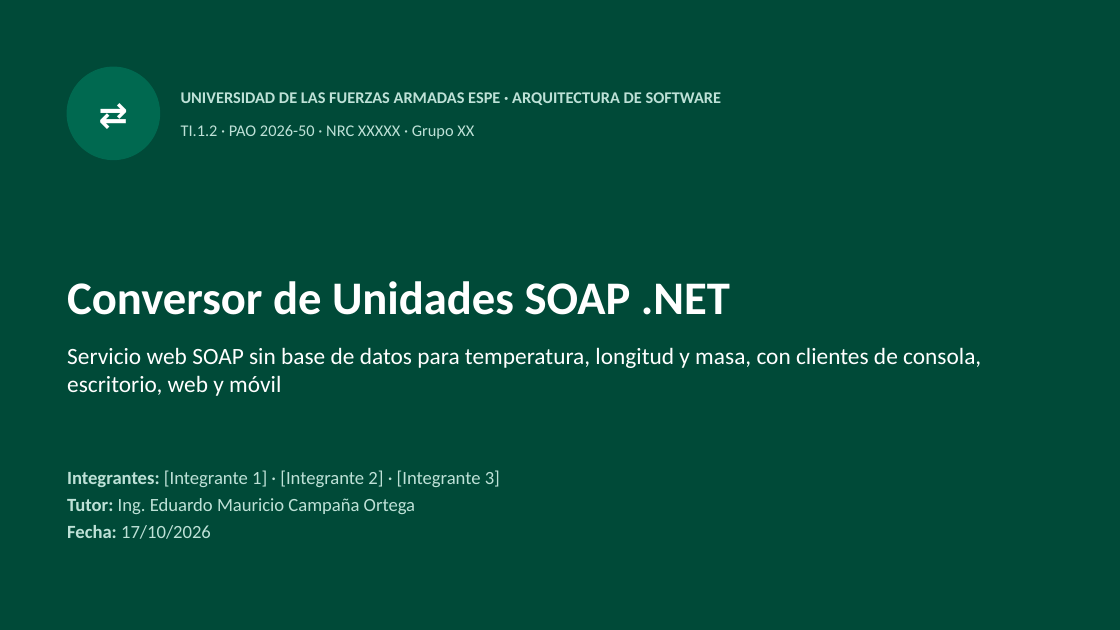
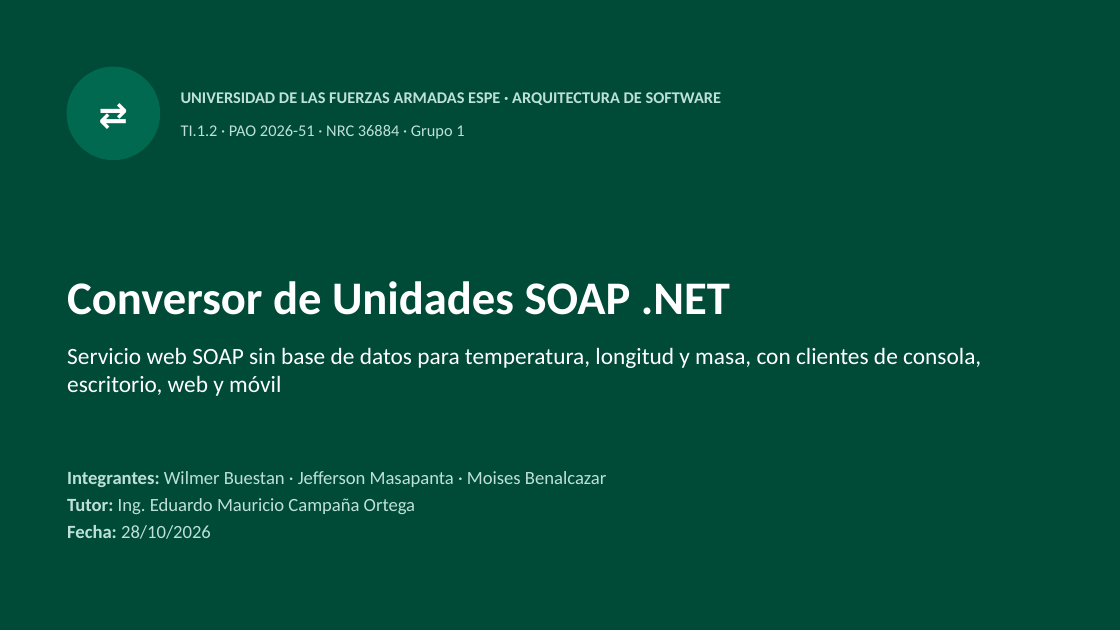
Before and after one commit to jsmasapanta/TI.1.2-PAO202651_SOAP_DOTNET_SINBDD_NRC36884_GR01, a slide deck: slide 1 of 05. DOCUMENTACIÓN/MANUAL_SOAP_DOTNET_GRXX.pptx. Drawn at 1120x630 pixels with LibreOffice and Linux fonts; fonts in the diff are those of the drawing. Boxes give left, top, right and bottom in pixels: in the first picture for what was removed or moved away, otherwise in the second. Text is boxed around its words. In the diff, an @@ line names an element or a change of style, - is before the commit and + after.

```diff
--- a/05. DOCUMENTACIÓN/MANUAL_SOAP_DOTNET_GRXX.pptx
+++ b/05. DOCUMENTACIÓN/MANUAL_SOAP_DOTNET_GRXX.pptx
@@ text at (181,125,464,139): text changed @@
-TI.1.2 · PAO 2026-50 · NRC XXXXX · Grupo XX
+TI.1.2 · PAO 2026-51 · NRC 36884 · Grupo 1
@@ text at (67,471,606,487): text changed @@
-Integrantes: [Integrante 1] · [Integrante 2] · [Integrante 3]
+Integrantes: Wilmer Buestan · Jefferson Masapanta · Moises Benalcazar
@@ text at (67,525,211,539): text changed @@
-Fecha: 17/10/2026
+Fecha: 28/10/2026
```
Also in this commit, not shown: 6 other slides changed, 2 slides added, 1 slide removed.
